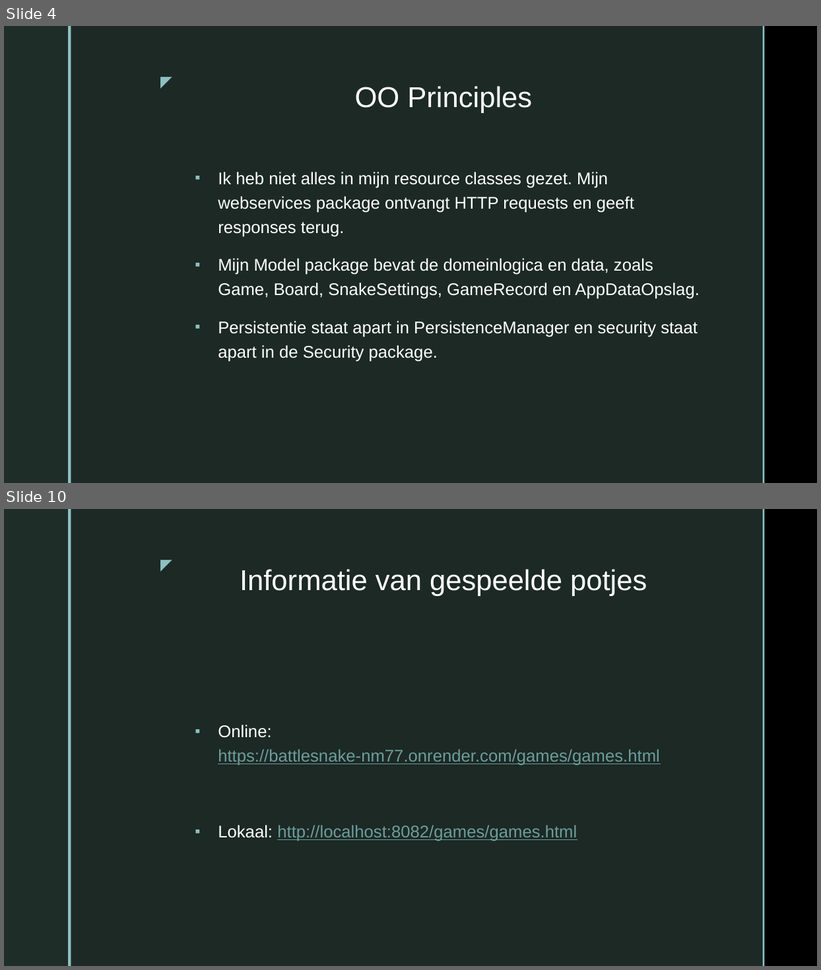
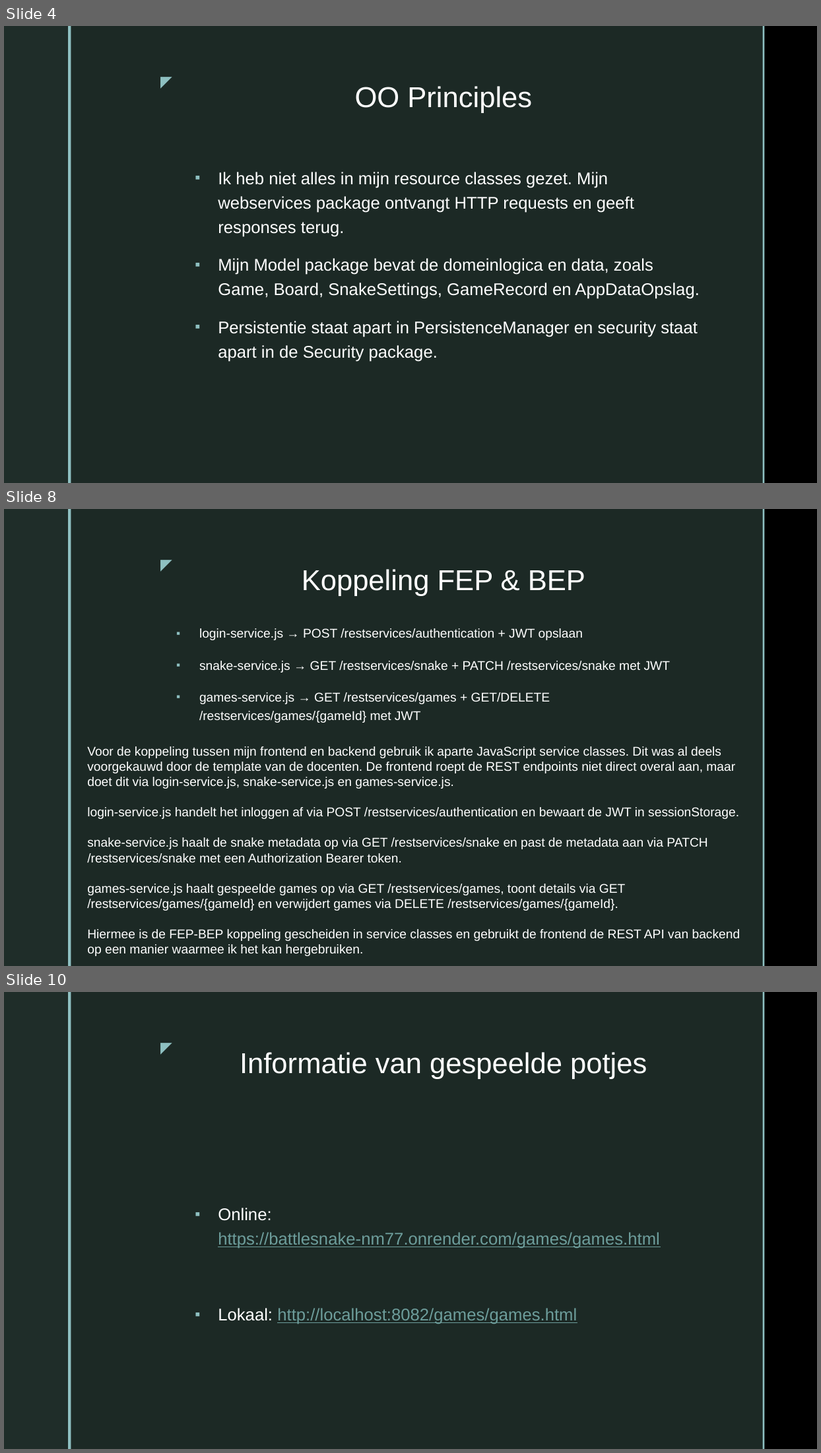
Before and after one commit to LeroyAndrade/BattleSnake, a slide deck: Presentatie1.pptx. Shown one above the other, each under a label of ours: slides 4 and 10 before the commit, slides 4, 8 and 10 after it; the slides between them are not shown. The pictures are 821x970 and 821x1453 pixels, drawn with LibreOffice and Linux fonts; fonts in the diff are those of the drawing; background and template pictures are left out. Boxes give left, top, right and bottom in pixels: in the first picture for what was removed or moved away, otherwise in the second. Text is boxed around its words. In the diff, an @@ line names an element or a change of style, - is before the commit and + after.

```diff
--- a/Presentatie1.pptx
+++ b/Presentatie1.pptx
@@ slide 8 added at bbox=[4, 509, 817, 966], background picture (left out); not listed: 5 template elements that a slide beside it also shows @@
@@ title added at bbox=[302, 569, 585, 596], 34 pt, text #FFFFFF @@
+Koppeling FEP & BEP
@@ text added at bbox=[199, 628, 671, 723], 15 pt, text #FFFFFF @@
+▪ login-service.js → POST /restservices/authentication + JWT opslaan
+▪ snake-service.js → GET /restservices/snake + PATCH /restservices/snake met JWT
+▪ games-service.js → GET /restservices/games + GET/DELETE /restservices/games/{gameId} met JWT
@@ text added at bbox=[87, 747, 741, 956], 15 pt, text #FFFFFF @@
+Voor de koppeling tussen mijn frontend en backend gebruik ik aparte JavaScript service classes. Dit was al deels voorgekauwd door de template van de docenten. De frontend roept de REST endpoints niet direct overal aan, maar doet dit via login-service.js, snake-service.js en games-service.js.
+login-service.js handelt het inloggen af via POST /restservices/authentication en bewaart de JWT in sessionStorage.
+snake-service.js haalt de snake metadata op via GET /restservices/snake en past de metadata aan via PATCH /restservices/snake met een Authorization Bearer token.
+games-service.js haalt gespeelde games op via GET /restservices/games, toont details via GET /restservices/games/{gameId} en verwijdert games via DELETE /restservices/games/{gameId}.
+Hiermee is de FEP-BEP koppeling gescheiden in service classes en gebruikt de frontend de REST API van backend op een manier waarmee ik het kan hergebruiken.
```
Also in this commit, not shown: 3 slides changed, 4 other slides added, 4 slides removed.
